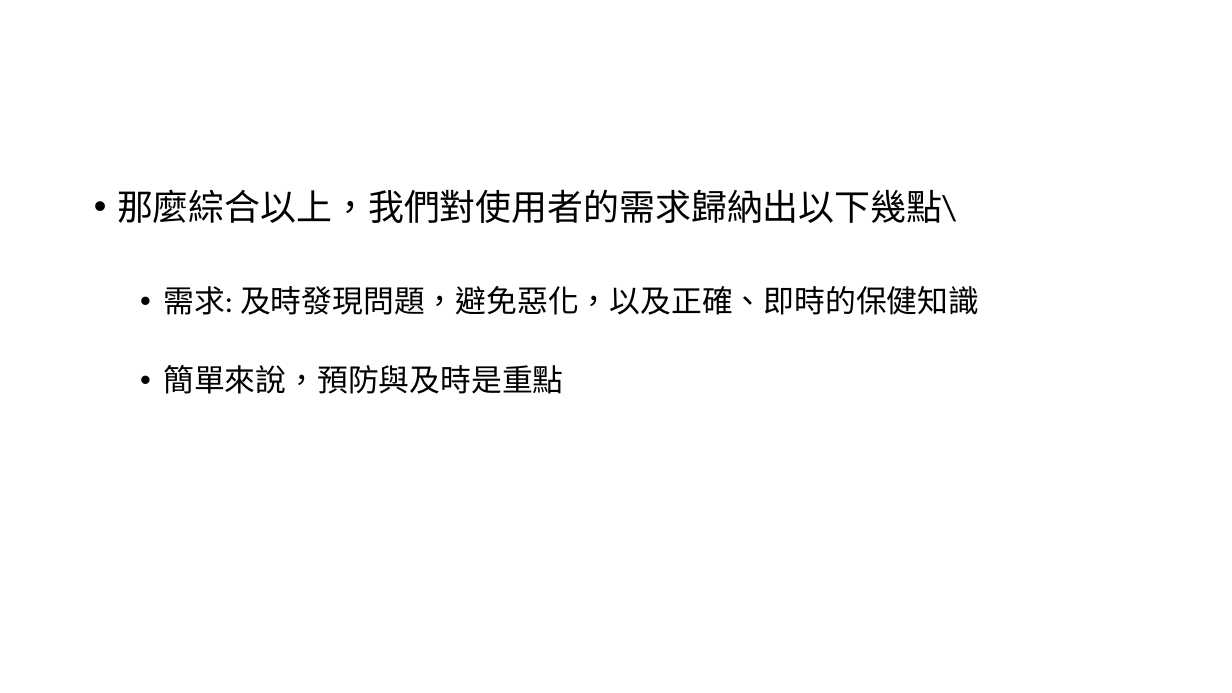
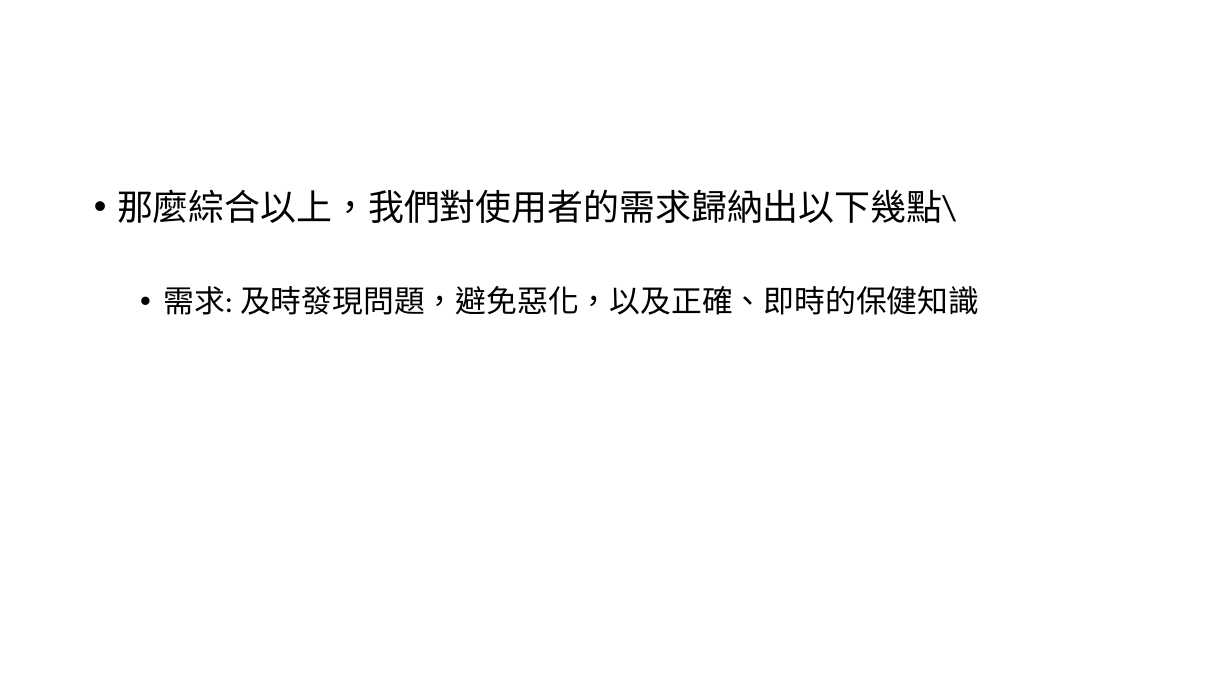
Before and after one commit to michaelchen1225/-, a slide deck: slide 9 of 整合/報告/要點.pptx. Drawn at 1232x693 pixels with LibreOffice and Linux fonts; fonts in the diff are those of the drawing. Boxes give left, top, right and bottom in pixels: in the first picture for what was removed or moved away, otherwise in the second. Text is boxed around its words. In the diff, an @@ line names an element or a change of style, - is before the commit and + after.

```diff
--- a/整合/報告/要點.pptx
+++ b/整合/報告/要點.pptx
@@ text at (163, 365, 563, 394): paragraph removed @@
-  • 簡單來說，預防與及時是重點
```
Also in this commit, not shown: 3 other slides changed, 3 slides added, 2 other files.
